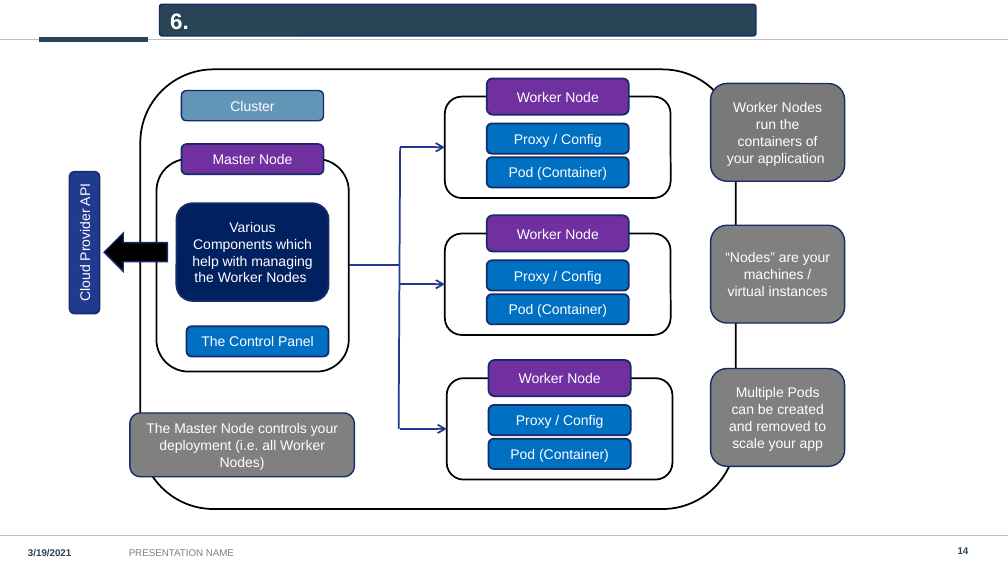
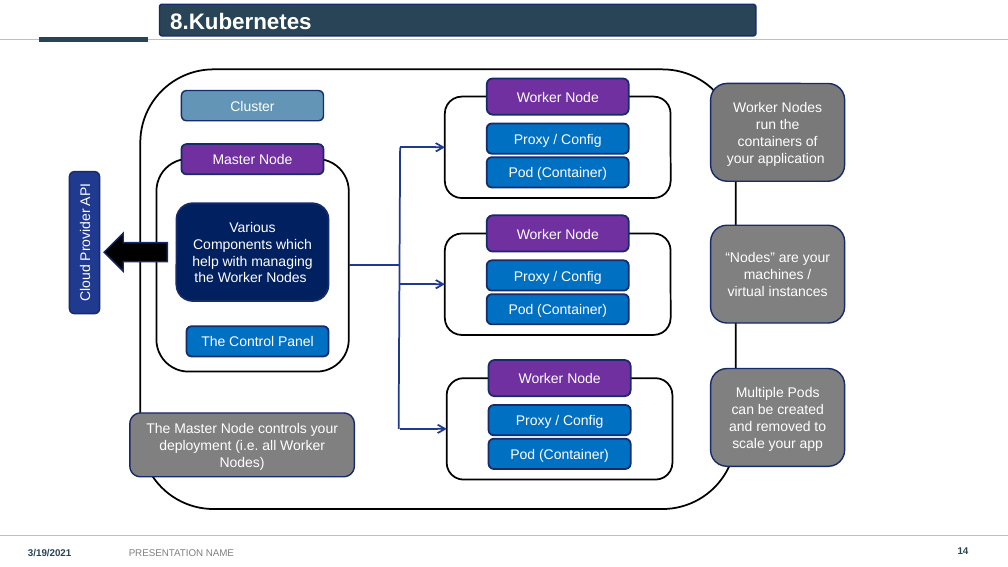
Before and after one commit to CarlosPTN/presentation, a slide deck: slide 14 of FINAL PROJECT.pptx. Drawn at 1008x567 pixels with LibreOffice and Linux fonts; fonts in the diff are those of the drawing; background and template pictures are left out. Boxes give left, top, right and bottom in pixels: in the first picture for what was removed or moved away, otherwise in the second. Text is boxed around its words. In the diff, an @@ line names an element or a change of style, - is before the commit and + after.

```diff
--- a/FINAL PROJECT.pptx
+++ b/FINAL PROJECT.pptx
@@ text in rounded rectangle at bbox=[170, 12, 311, 30]: text changed @@
-6.
+8.Kubernetes
```
